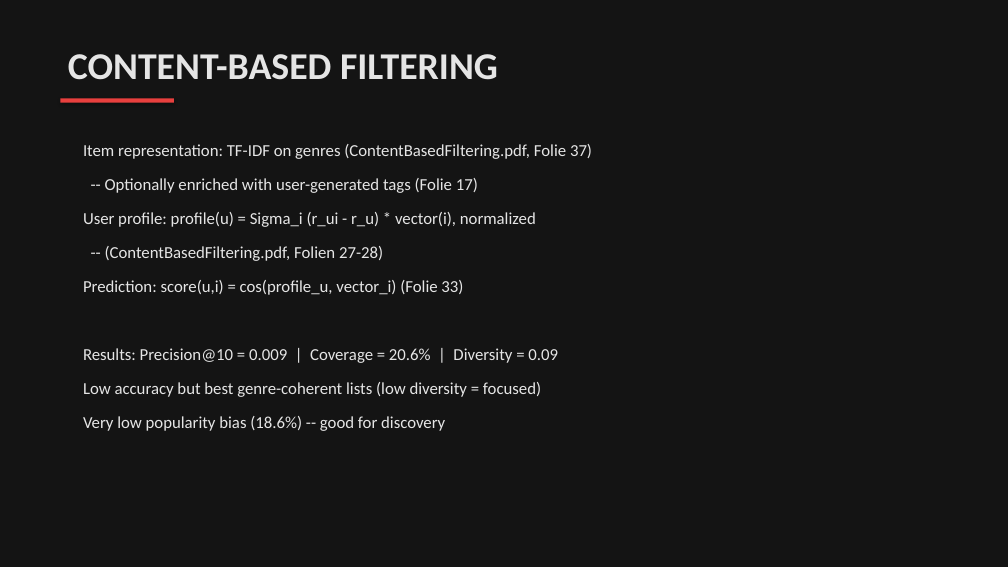
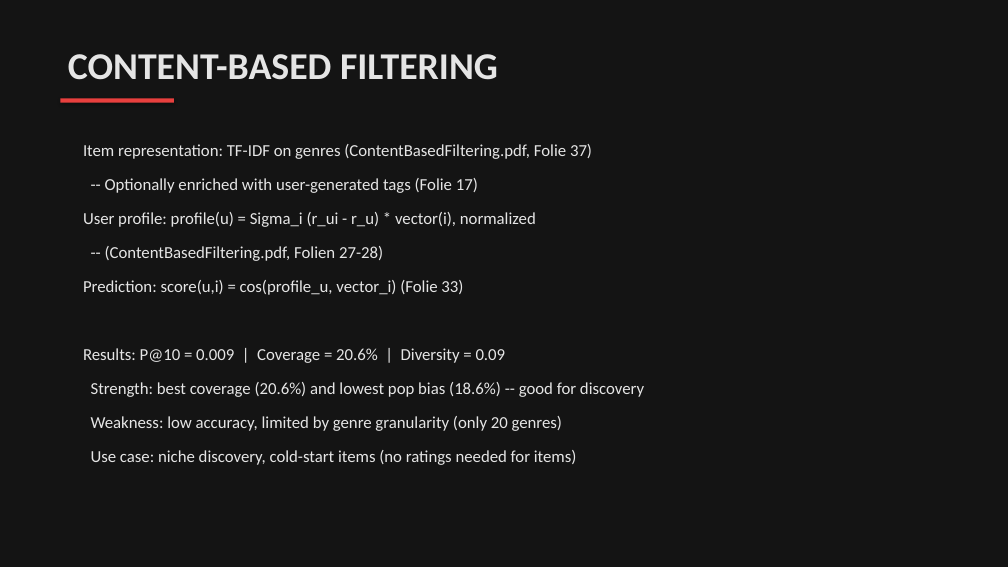
Before and after one commit to Thisisntevenmyfinale/cinematch, a slide deck: slide 6 of CineMatch_Presentation.pptx. Drawn at 1008x567 pixels with LibreOffice and Linux fonts; fonts in the diff are those of the drawing. Boxes give left, top, right and bottom in pixels: in the first picture for what was removed or moved away, otherwise in the second. Text is boxed around its words. In the diff, an @@ line names an element or a change of style, - is before the commit and + after.

```diff
--- a/CineMatch_Presentation.pptx
+++ b/CineMatch_Presentation.pptx
@@ text at [83,348,506,363]: text changed @@
-Results: Precision@10 = 0.009 | Coverage = 20.6% | Diversity = 0.09
+Results: P@10 = 0.009 | Coverage = 20.6% | Diversity = 0.09
@@ text at [91,382,644,397]: text changed @@
-Low accuracy but best genre-coherent lists (low diversity = focused)
+Strength: best coverage (20.6%) and lowest pop bias (18.6%) -- good for discovery
@@ text at [91,416,562,431]: text changed @@
-Very low popularity bias (18.6%) -- good for discovery
+Weakness: low accuracy, limited by genre granularity (only 20 genres)
@@ text added at [91,450,577,465], 16 pt, text #E5E5E5 @@
+Use case: niche discovery, cold-start items (no ratings needed for items)
```
Also in this commit, not shown: 11 other slides changed, 4 slides added, 1 other file.
